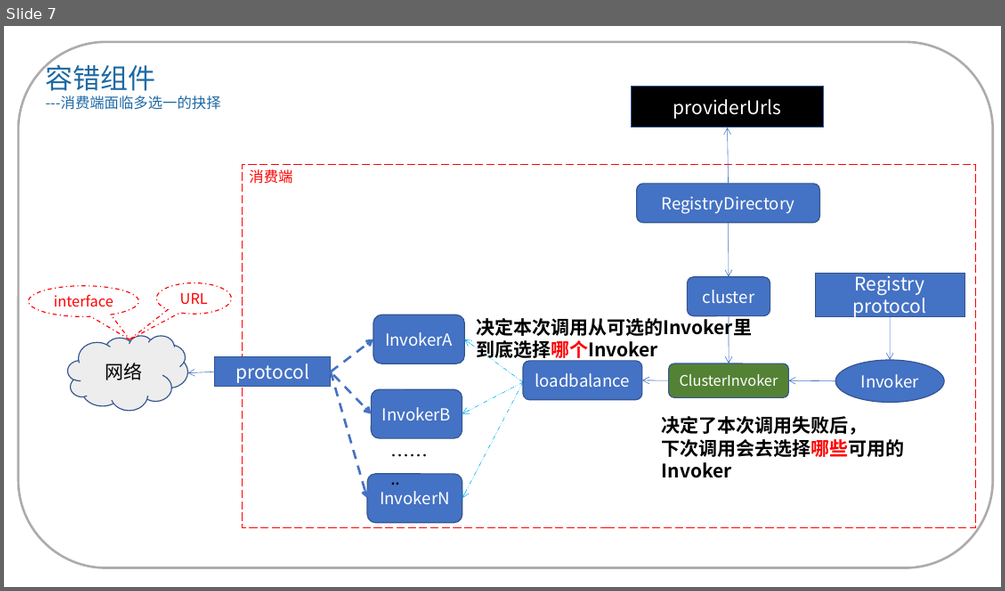
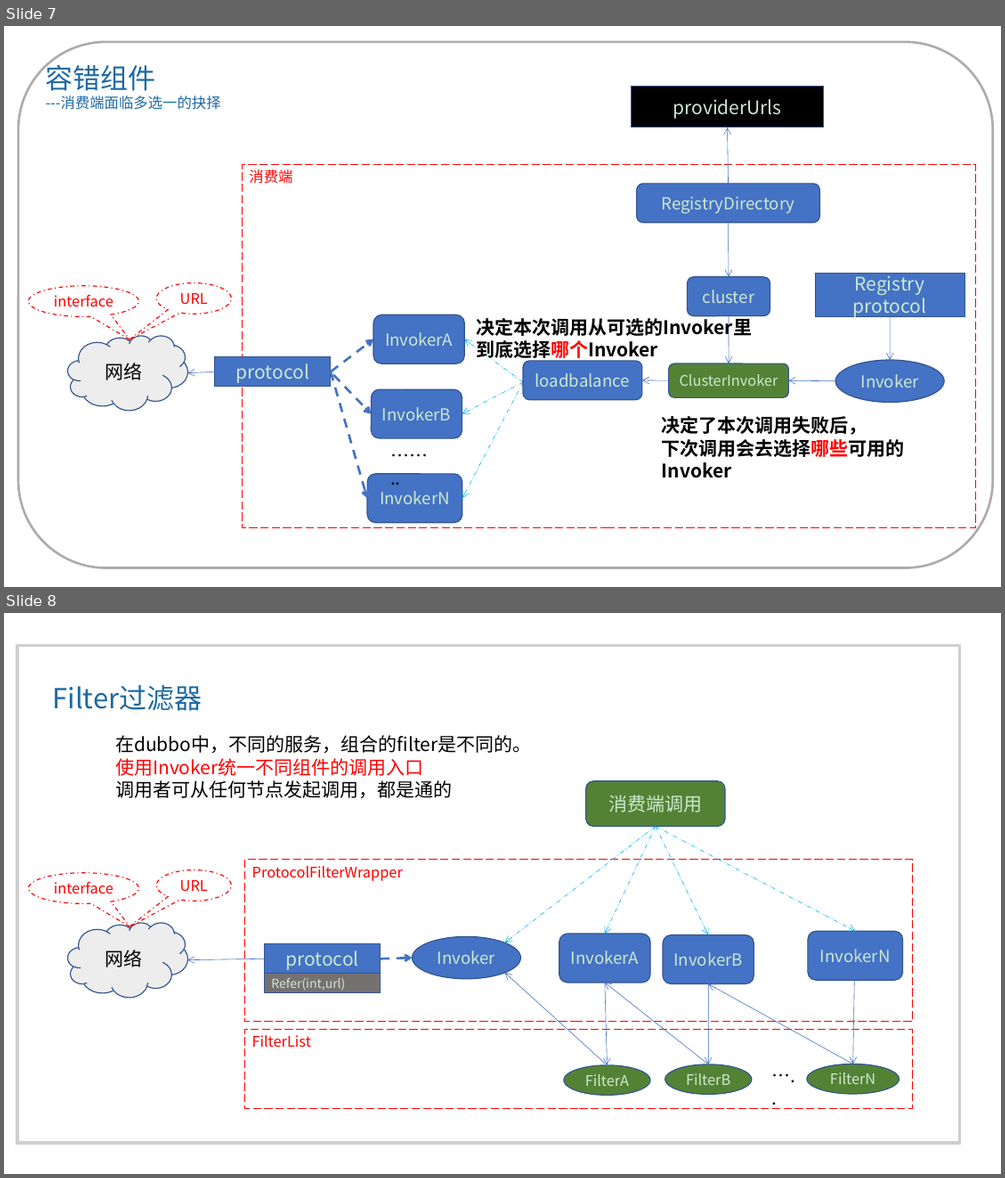
Before and after one commit to nieandsun/dubbo-study, a slide deck: rpc-provider/src/main/resources/docs/dubbo服务暴露与消费简化图.pptx. Shown one above the other, each under a label of ours: slide 7 before the commit, slides 7 and 8 after it. The pictures are 1005x591 and 1005x1178 pixels, drawn with LibreOffice and Linux fonts; fonts in the diff are those of the drawing. Boxes give left, top, right and bottom in pixels: in the first picture for what was removed or moved away, otherwise in the second. Text is boxed around its words. In the diff, an @@ line names an element or a change of style, - is before the commit and + after.

Commit message:
【dubbo源码解析】--- dubbo的过滤器链底层原理探析

```diff
--- a/rpc-provider/src/main/resources/docs/dubbo服务暴露与消费简化图.pptx
+++ b/rpc-provider/src/main/resources/docs/dubbo服务暴露与消费简化图.pptx
@@ slide 8 added at <box>4,613,1001,1174</box>, background #CCE8CF @@
@@ rectangle added at <box>17,646,960,1143</box>, outline #D0CECE 3 pt @@
@@ text added at <box>52,685,202,711</box>, 26.6 pt, text #1D69A3 @@
+Filter过滤器
@@ text added at <box>115,735,531,798</box>, 18 pt, text #000000 @@
+在dubbo中，不同的服务，组合的filter是不同的。
+使用Invoker统一不同组件的调用入口
+调用者可从任何节点发起调用，都是通的
@@ rounded rectangle added at <box>586,781,725,826</box>, fill #548235, outline #325491 1 pt, 18 pt, text #CCE8CF @@
+消费端调用
@@ arrow added from (655, 826) to (505, 943), #00B0F0 0.5 pt dashed @@
@@ arrow added from (655, 826) to (605, 933), #00B0F0 0.5 pt dashed @@
@@ arrow added from (655, 826) to (708, 935), #00B0F0 0.5 pt dashed @@
@@ arrow added from (655, 826) to (855, 931), #00B0F0 0.5 pt dashed @@
@@ speech bubble added at <box>29,873,139,903</box>, fill #CCE8CF, outline #FF0000 1 pt dashed, 14 pt, text #FF0000 @@
+interface
@@ speech bubble added at <box>156,870,231,900</box>, fill #CCE8CF, outline #FF0000 1 pt dashed, 14 pt, text #FF0000 @@
+URL
@@ rectangle added at <box>245,860,913,1022</box>, fill #CCE8CF, outline #FF0000 1 pt dashed, 14 pt, text #FF0000 @@
+ProtocolFilterWrapper
@@ cloud added at <box>67,923,188,997</box>, fill #EDEDED, outline #325491 1 pt, 18 pt, text #000000 @@
+网络
@@ rounded rectangle added at <box>808,931,903,980</box>, fill #4472C4, outline #325491 1 pt, 16 pt, text #CCE8CF @@
+InvokerN
@@ arrow added from (855, 931) to (853, 1064), #4472C4 0.5 pt @@
@@ arrow added from (264, 958) to (188, 960), #4472C4 0.5 pt @@
@@ rectangle added at <box>264,944,380,973</box>, fill #4472C4, outline #325491 1 pt, 18 pt, text #CCE8CF @@
+protocol
@@ arrow added from (380, 958) to (413, 957), #4472C4 2.25 pt dashed @@
@@ ellipse added at <box>413,937,521,979</box>, fill #4472C4, outline #325491 1 pt, 16 pt, text #CCE8CF @@
+Invoker
@@ rounded rectangle added at <box>559,933,651,982</box>, fill #4472C4, outline #325491 1 pt, 16 pt, text #CCE8CF @@
+InvokerA
@@ rounded rectangle added at <box>663,935,754,984</box>, fill #4472C4, outline #325491 1 pt, 16 pt, text #CCE8CF @@
+InvokerB
@@ arrow added from (708, 935) to (708, 1064), #4472C4 0.5 pt @@
@@ rectangle added at <box>264,973,380,993</box>, fill #767171, outline #325491 1 pt, 12 pt, text #CCE8CF @@
+Refer(int,url)
@@ arrow added from (607, 1065) to (505, 973), #4472C4 0.5 pt @@
@@ arrow added from (605, 982) to (607, 1065), #4472C4 0.5 pt @@
@@ arrow added from (708, 1064) to (605, 982), #4472C4 0.5 pt @@
@@ arrow added from (853, 1064) to (708, 984), #4472C4 0.5 pt @@
@@ rectangle added at <box>245,1029,913,1108</box>, fill #CCE8CF, outline #FF0000 1 pt dashed, 14 pt, text #FF0000 @@
+FilterList
@@ ellipse added at <box>564,1065,651,1095</box>, fill #548235, outline #325491 1 pt, 14 pt, text #CCE8CF @@
+FilterA
@@ ellipse added at <box>665,1064,752,1094</box>, fill #548235, outline #325491 1 pt, 14 pt, text #CCE8CF @@
+FilterB
@@ text added at <box>764,1060,804,1090</box>, 18 pt, text #000000 @@
+…..
@@ ellipse added at <box>807,1064,899,1094</box>, fill #548235, outline #325491 1 pt, 14 pt, text #CCE8CF @@
+FilterN
@@ slide 7 changed as well @@
@@ background #FFFFFF to #CCE8CF @@
@@ text colour #FFFFFF to #CCE8CF in 11 elements at <box>215,357,331,386</box>, <box>373,314,465,363</box>, <box>372,389,462,438</box>, <box>367,474,462,523</box>, <box>523,361,642,400</box>, <box>669,363,788,398</box>, <box>688,276,770,315</box>, <box>816,273,965,317</box>, <box>835,360,944,402</box>, <box>637,184,820,223</box>, <box>631,86,824,127</box> @@
@@ rectangle "消费端" at <box>242,164,975,528</box>: fill #FFFFFF to #CCE8CF @@
```
Also in this commit, not shown: 6 other slides changed.
